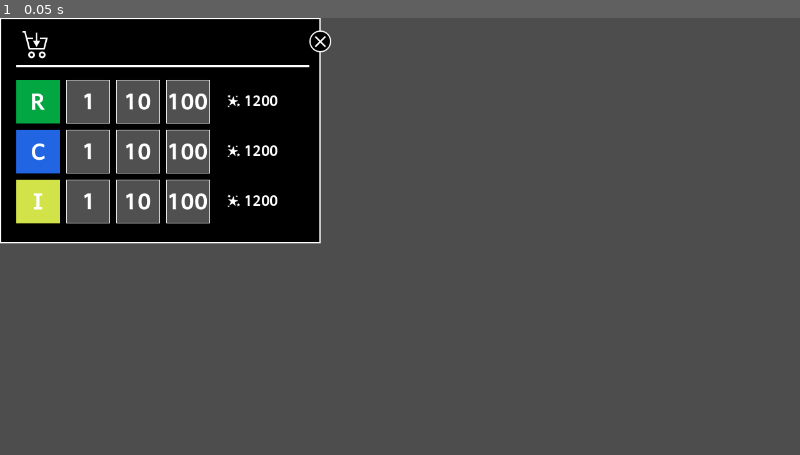
Above: before the commit, frame 1.
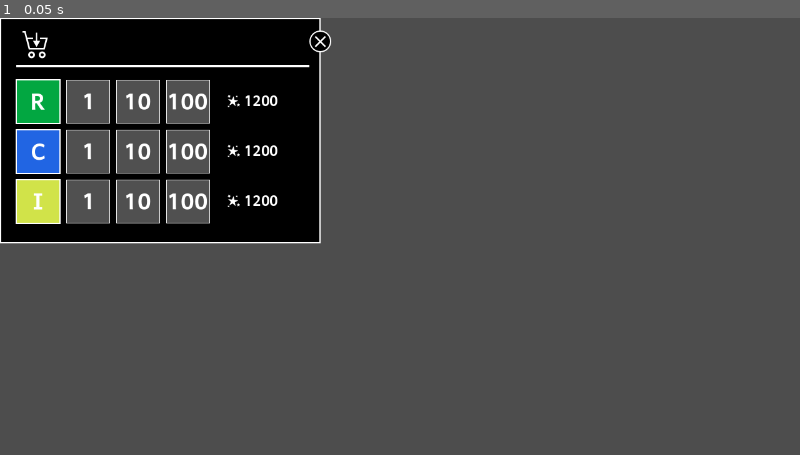
Above: after the commit, the same moment.

Repository: EricBroyles/TheCityPlannersDuelPrototype
Game: Godot game, scene res://Scenes/User Interface/OpenMarketMenu.tscn
Same seed, same stepped clock (60 frames per second), same inputs: the game is played once before the commit and once after it. The project has no main scene, so this scene is started directly.
Inputs:
- Up to frame 1 (0.05 s): no input

The runs differ from the first frame. In frame 1, 0.3% of the frame differs, in the area x 1-8%, y 13-48%.

Commit message:
added borders to the r,c,i,u_o tiles

Diff:
--- /dev/null
+++ b/Assets/Gameboard Tiles/White Border Tile 102.svg
@@ -0,0 +1,3 @@
+<svg width="102" height="102" viewBox="0 0 102 102" fill="none" xmlns="http://www.w3.org/2000/svg">
+<rect x="1" y="1" width="100" height="100" stroke="white" stroke-width="2"/>
+</svg>
--- a/Scenes/Gameboard Tiles/ComZoneTile.tscn
+++ b/Scenes/Gameboard Tiles/ComZoneTile.tscn
@@ -1,6 +1,7 @@
-[gd_scene load_steps=4 format=3 uid="uid://dqtsf8kl2jy8m"]
+[gd_scene load_steps=5 format=3 uid="uid://dqtsf8kl2jy8m"]
 
 [ext_resource type="Script" path="res://Scripts/Gameboard Tiles/CZoneTile.gd" id="1_fws5v"]
+[ext_resource type="Texture2D" uid="uid://dcpqkjprdpnew" path="res://Assets/Gameboard Tiles/White Border Tile 102.svg" id="2_bbmij"]
 
 [sub_resource type="GDScript" id="GDScript_w7soq"]
 script/source = "extends Area2D
@@ -35,3 +36,6 @@
 grow_horizontal = 2
 grow_vertical = 2
 color = Color(0.129412, 0.396078, 0.890196, 1)
+
+[node name="Border" type="Sprite2D" parent="."]
+texture = ExtResource("2_bbmij")
--- a/Scenes/Gameboard Tiles/IndZoneTile.tscn
+++ b/Scenes/Gameboard Tiles/IndZoneTile.tscn
@@ -1,6 +1,7 @@
-[gd_scene load_steps=3 format=3 uid="uid://bgburaidkfnri"]
+[gd_scene load_steps=4 format=3 uid="uid://bgburaidkfnri"]
 
 [ext_resource type="Script" path="res://Scripts/Gameboard Tiles/IZoneTile.gd" id="1_jxevr"]
+[ext_resource type="Texture2D" uid="uid://dcpqkjprdpnew" path="res://Assets/Gameboard Tiles/White Border Tile 102.svg" id="2_nby31"]
 
 [sub_resource type="RectangleShape2D" id="RectangleShape2D_lhhi5"]
 size = Vector2(200, 200)
@@ -28,3 +29,6 @@
 grow_horizontal = 2
 grow_vertical = 2
 color = Color(0.819608, 0.890196, 0.286275, 1)
+
+[node name="Border" type="Sprite2D" parent="."]
+texture = ExtResource("2_nby31")
--- a/Scenes/Gameboard Tiles/OwnedUnzonedTile.tscn
+++ b/Scenes/Gameboard Tiles/OwnedUnzonedTile.tscn
@@ -1,6 +1,7 @@
-[gd_scene load_steps=3 format=3 uid="uid://j6ige2sf8s5u"]
+[gd_scene load_steps=4 format=3 uid="uid://j6ige2sf8s5u"]
 
 [ext_resource type="Script" path="res://Scripts/Gameboard Tiles/OwnedUnzonedTile.gd" id="1_8e27a"]
+[ext_resource type="Texture2D" uid="uid://dcpqkjprdpnew" path="res://Assets/Gameboard Tiles/White Border Tile 102.svg" id="2_db056"]
 
 [sub_resource type="RectangleShape2D" id="RectangleShape2D_vml65"]
 size = Vector2(200, 200)
@@ -28,3 +29,6 @@
 grow_horizontal = 2
 grow_vertical = 2
 color = Color(0.239216, 0.815686, 0.431373, 1)
+
+[node name="Border" type="Sprite2D" parent="."]
+texture = ExtResource("2_db056")
--- a/Scenes/Gameboard Tiles/ResZoneTile.tscn
+++ b/Scenes/Gameboard Tiles/ResZoneTile.tscn
@@ -1,6 +1,7 @@
-[gd_scene load_steps=4 format=3 uid="uid://bb7i87b5jo7io"]
+[gd_scene load_steps=5 format=3 uid="uid://bb7i87b5jo7io"]
 
 [ext_resource type="Script" path="res://Scripts/Gameboard Tiles/RZoneTile.gd" id="1_eo2vc"]
+[ext_resource type="Texture2D" uid="uid://dcpqkjprdpnew" path="res://Assets/Gameboard Tiles/White Border Tile 102.svg" id="2_lufmp"]
 
 [sub_resource type="GDScript" id="GDScript_8mlx1"]
 script/source = "extends Area2D
@@ -35,3 +36,6 @@
 grow_horizontal = 2
 grow_vertical = 2
 color = Color(0.00784314, 0.654902, 0.254902, 1)
+
+[node name="Border" type="Sprite2D" parent="."]
+texture = ExtResource("2_lufmp")
--- a/Scripts/Gameboard.gd
+++ b/Scripts/Gameboard.gd
@@ -31,6 +31,8 @@
 		tile_position.y += GameConstants.GAMEBOARD_TILE_SIZE
 
 	gameboard_base_tiles.position += tiles_shift
+
+
 
 ## Init Boxes: create a 2D matrix where at each spot their is an empty array
 func init_boxes():
--- /dev/null
+++ b/__Assets/White Border Tile.svg
@@ -0,0 +1,3 @@
+<svg width="100" height="100" viewBox="0 0 100 100" fill="none" xmlns="http://www.w3.org/2000/svg">
+<rect x="1" y="1" width="98" height="98" stroke="white" stroke-width="2"/>
+</svg>
Not shown, changed: Assets/Gameboard Tiles/White Border Tile 102.svg.import
Renamed: Assets/Gameboard Tiles/Gameboard Tile Dark.svg -> __Assets/Gameboard Tile Dark.svg
Not shown, changed: __Assets/Gameboard Tile Dark.svg.import
Renamed: Assets/Gameboard Tiles/Gameboard Tile Light.svg -> __Assets/Gameboard Tile Light.svg
Not shown, added: __Assets/Gameboard Tile Light.svg.import
Not shown, added: __Assets/White Border Tile.svg.import
